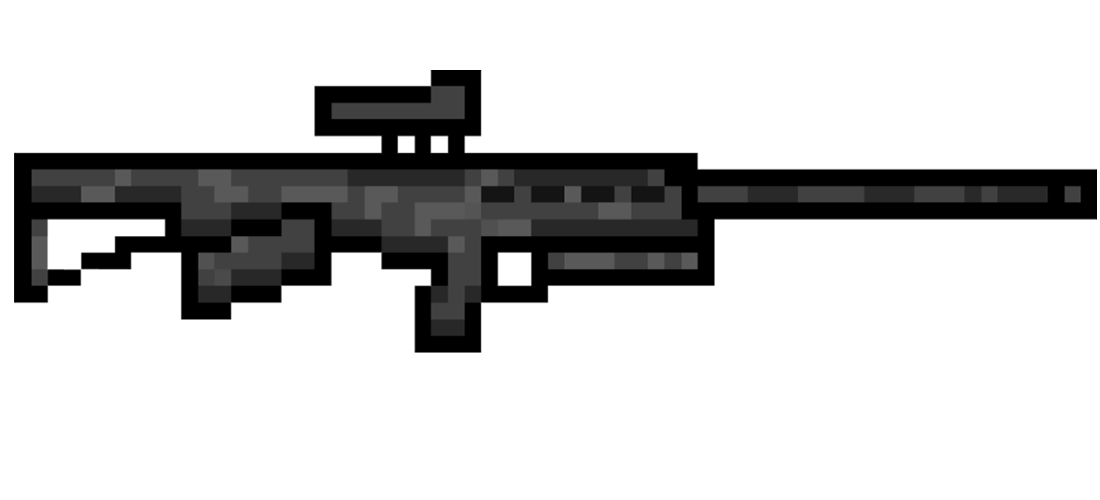
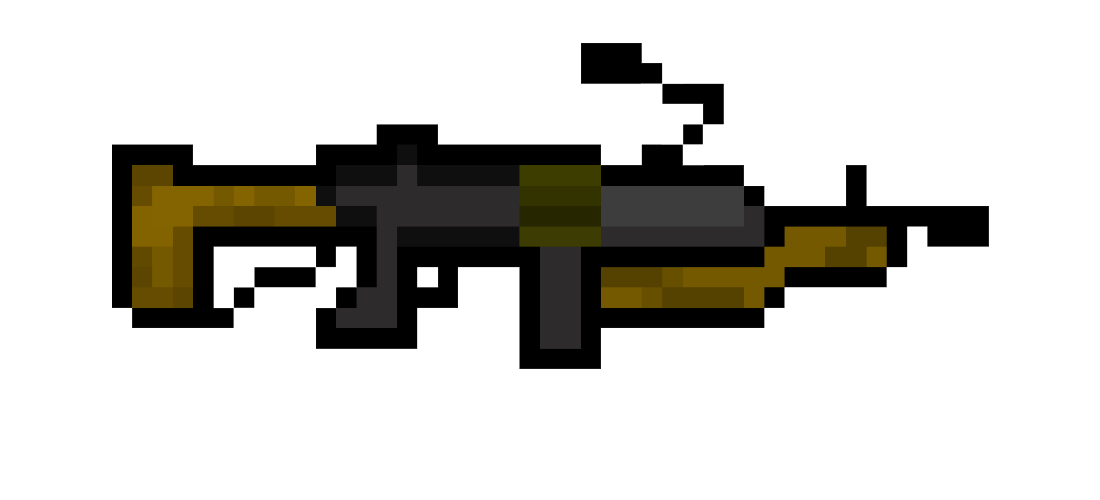
Two versions of the same layered image (1100x500). Layer-by-layer changes:
added layer "M249" above "AK47" over (x1=112, y1=43, x2=989, y2=369)
hid "巴雷特" over (x1=14, y1=70, x2=1097, y2=353)
